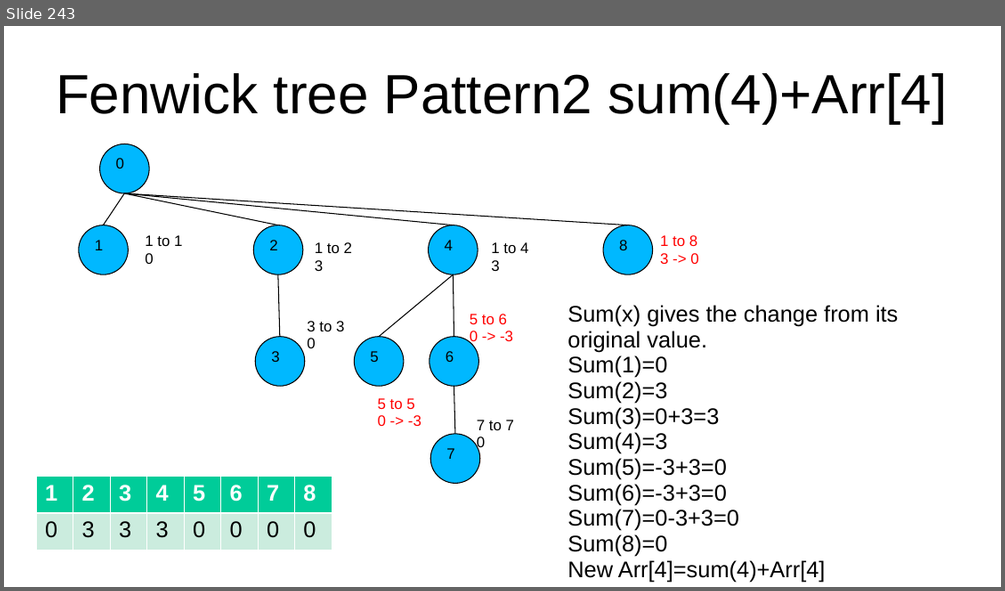
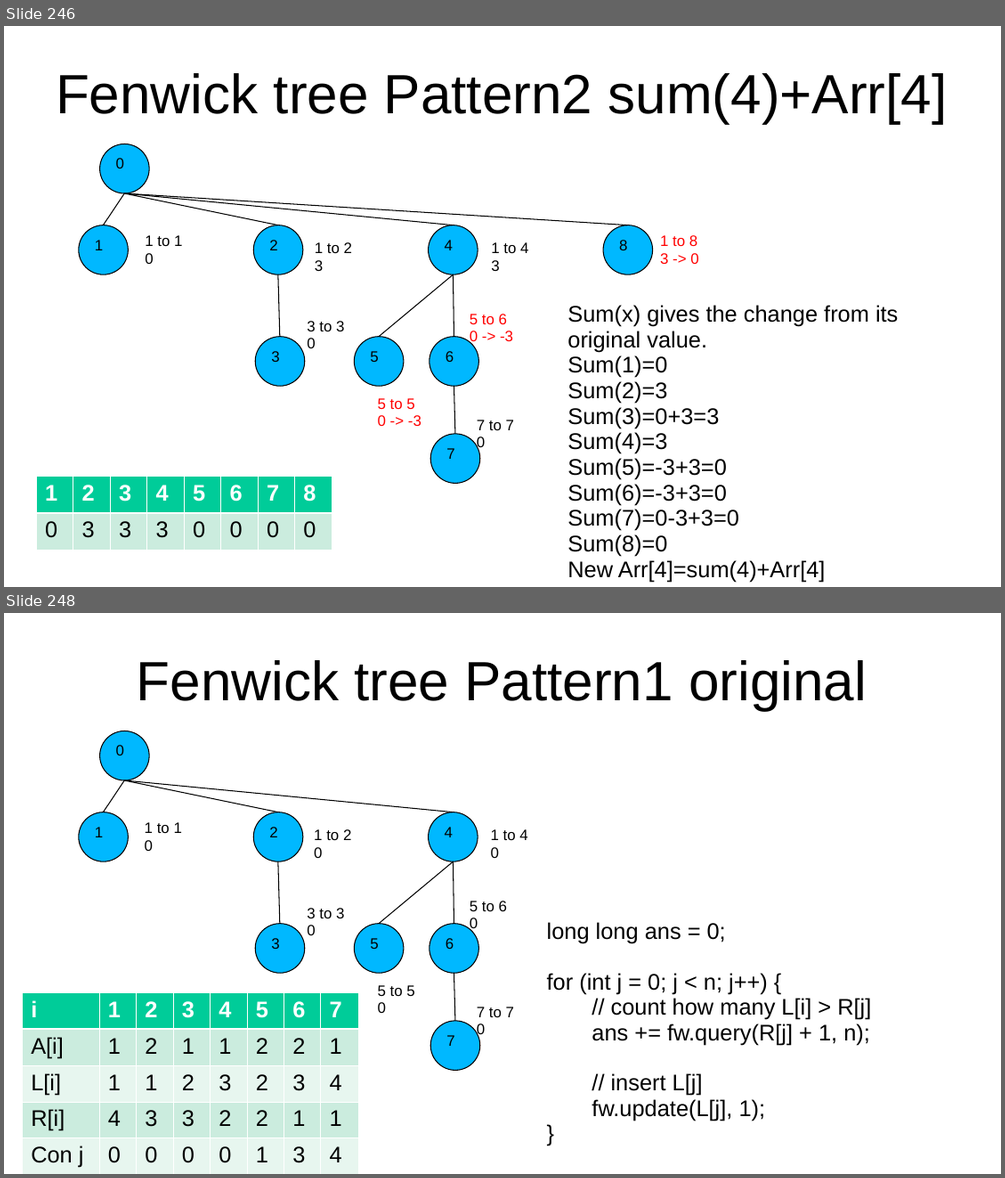
Before and after one commit to kindaichinisan/CompetitiveProgramming, a slide deck: MyCode/competitive_programming.ppt. Shown one above the other, each under a label of ours: slide 243 before the commit, slides 246 and 248 after it; the slides between them are not shown. The pictures are 1005x591 and 1005x1178 pixels, drawn with LibreOffice and Linux fonts; fonts in the diff are those of the drawing. Boxes give left, top, right and bottom in pixels: in the first picture for what was removed or moved away, otherwise in the second. Text is boxed around its words. In the diff, an @@ line names an element or a change of style, - is before the commit and + after.

Commit message:
Solve many Fenwick Tree questions

```diff
--- a/MyCode/competitive_programming.ppt
+++ b/MyCode/competitive_programming.ppt
@@ slide 248 added at <box>4,613,1001,1174</box>, background #FFFFFF @@
@@ title added at <box>137,660,866,710</box>, 44 pt, text #000000 @@
+Fenwick tree Pattern1 original
@@ ellipse added at <box>100,730,150,780</box>, fill #00B8FF, outline #000000 0.74 pt, 12 pt, text #000000 @@
+0
@@ line added from (124, 780) to (104, 812), #000000 0.74 pt @@
@@ line added from (124, 780) to (278, 812), #000000 0.74 pt @@
@@ line added from (124, 780) to (453, 812), #000000 0.74 pt @@
@@ ellipse added at <box>78,812,128,861</box>, fill #00B8FF, outline #000000 0.74 pt, 12 pt, text #000000 @@
+1
@@ text added at <box>145,822,182,851</box>, 12 pt, text #000000 @@
+1 to 1
+0
@@ ellipse added at <box>254,812,303,861</box>, fill #00B8FF, outline #000000 0.74 pt, 12 pt, text #000000 @@
+2
@@ ellipse added at <box>429,812,478,861</box>, fill #00B8FF, outline #000000 0.74 pt, 12 pt, text #000000 @@
+4
@@ text added at <box>314,829,351,858</box>, 12 pt, text #000000 @@
+1 to 2
+0
@@ text added at <box>491,829,527,858</box>, 12 pt, text #000000 @@
+1 to 4
+0
@@ line added from (278, 861) to (280, 924), #000000 0.74 pt @@
@@ line added from (453, 861) to (379, 924), #000000 0.74 pt @@
@@ line added from (453, 861) to (454, 924), #000000 0.74 pt @@
@@ text added at <box>469,900,507,932</box>, 12 pt, text #000000 @@
+5 to 6
+0
@@ ellipse added at <box>256,924,305,973</box>, fill #00B8FF, outline #000000 0.74 pt, 12 pt, text #000000 @@
+3
@@ text added at <box>307,908,344,935</box>, 12 pt, text #000000 @@
+3 to 3
+0
@@ ellipse added at <box>354,924,404,973</box>, fill #00B8FF, outline #000000 0.74 pt, 12 pt, text #000000 @@
+5
@@ ellipse added at <box>429,924,479,973</box>, fill #00B8FF, outline #000000 0.74 pt, 12 pt, text #000000 @@
+6
@@ text added at <box>547,922,871,1120</box>, 18 pt, text #000000 @@
+long long ans = 0;
+for (int j = 0; j < n; j++) {
+// count how many L[i] > R[j]
+ans += fw.query(R[j] + 1, n);
+// insert L[j]
+fw.update(L[j], 1);
+}
@@ text added at <box>378,985,414,1013</box>, 12 pt, text #000000 @@
+5 to 5
+0
@@ line added from (454, 973) to (455, 1021), #000000 0.74 pt @@
@@ table added at <box>22,992,358,1173</box>, 5 rows, 8 columns @@
+i | 1 | 2 | 3 | 4 | 5 | 6 | 7
+A[i] | 1 | 2 | 1 | 1 | 2 | 2 | 1
+L[i] | 1 | 1 | 2 | 3 | 2 | 3 | 4
+R[i] | 4 | 3 | 3 | 2 | 2 | 1 | 1
+Con j | 0 | 0 | 0 | 0 | 1 | 3 | 4
@@ text added at <box>477,1006,514,1038</box>, 12 pt, text #000000 @@
+7 to 7
+0
@@ ellipse added at <box>431,1021,481,1070</box>, fill #00B8FF, outline #000000 0.74 pt, 12 pt, text #000000 @@
+7
@@ what was slide 243 is now slide 246 @@
```
Also in this commit, not shown: 4 slides changed, 25 other slides added, 9 other files.
